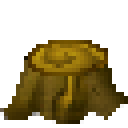
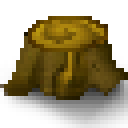
Before/after of a (128, 128) layered artwork. What changed in the layer stack:
painted on "Background copy #2" over [8,68,120,120]
painted on "Layer copy #1" over [28,16,108,76]
painted on "Layer copy" over [32,20,104,72]
painted on "Layer" over [28,16,108,76]
painted on "Background copy #1" over [12,44,120,120]
painted on "Background copy" over [8,44,120,120]
painted on "Background" over [0,32,128,124]
added layer "Layer #1" over [0,44,128,128]
